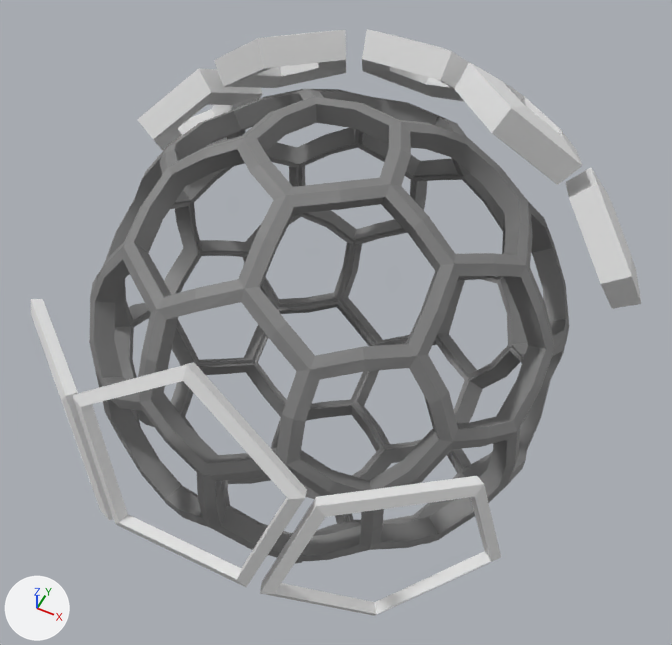
The FBX model Content/Export_Content/Run_Backward.fbx: old version first, new version second.
Camera for both pictures: a camera (50 mm lens) standing at (0.83, -1.613, 2.041) and looking at (0.02, 0.007, 0.016). Lighting does not change. The marker at lower left points along +X, +Y and +Z. Where no turn or scale is listed for an object, it has been applied to the vertices.

Names of what the first picture shows: 'Back_Left_Armor_Shield', 'Back_Right_Armor_Shield', 'Left_Armor_Shield', 'Left_Weapon_Plate', 'Right_Armor_Shield', 'Right_Weapon_Plate', 'ShellMainSphere', 'Upper_Armor_Shield', 'Upper_Weapon_Plate'.
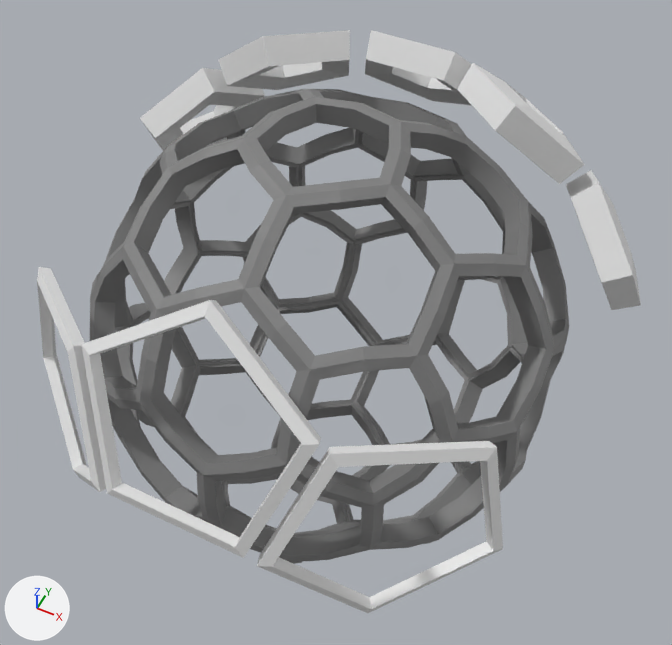
Pixel boxes [x1, y1, x2, y2] of what changed, in the pictures (672 x 645 px):
'Upper_Weapon_Plate', moved, turned: before [72, 362, 307, 587]; after [81, 300, 321, 558]
'Left_Weapon_Plate', moved, turned: before [260, 476, 501, 616]; after [257, 441, 503, 613]
'Right_Weapon_Plate', moved, turned: before [31, 299, 113, 521]; after [37, 267, 106, 492]
'Back_Left_Armor_Shield', turned: before [454, 62, 582, 185]; after [457, 63, 584, 184]
'Back_Right_Armor_Shield', moved, turned: before [214, 30, 346, 88]; after [218, 30, 350, 90]
'Left_Armor_Shield', turned: before [565, 168, 641, 309]; after [566, 170, 641, 310]
'Upper_Armor_Shield', turned: before [362, 29, 469, 101]; after [365, 30, 472, 105]
'Right_Armor_Shield', moved, turned: before [137, 68, 263, 151]; after [140, 68, 265, 150]

Patch to the scene script:
```diff
--- a/Content/Export_Content/Run_Backward.fbx.py
+++ b/Content/Export_Content/Run_Backward.fbx.py
@@ ob_back_left_armor_shield @@
 ob_back_left_armor_shield.location = (0.0, 0.031, -0.072)
-ob_back_left_armor_shield.rotation_euler = (-0.0274, 0.53, -1.333)  # degrees (-1.6, 30, -76)
+ob_back_left_armor_shield.rotation_euler = (-0.0409, 0.493, -1.339)  # degrees (-2.3, 28, -77)
 ob_back_left_armor_shield.scale = (0.01, 0.01, 0.01)
@@ ob_back_right_armor_shield @@
 ob_back_right_armor_shield = bpy.data.objects.new('Back_Right_Armor_Shield', me_mesh_005)
-ob_back_right_armor_shield.location = (0.0, 0.031, -0.072)
-ob_back_right_armor_shield.rotation_euler = (0.0402, 0.532, -1.803)  # degrees (2.3, 30, -103)
+ob_back_right_armor_shield.location = (0.0, 0.028, -0.07)
+ob_back_right_armor_shield.rotation_euler = (0.0469, 0.494, -1.799)  # degrees (2.7, 28, -103)
 ob_back_right_armor_shield.scale = (0.01, 0.01, 0.01)
@@ ob_right_weapon_plate @@
 ob_right_weapon_plate = bpy.data.objects.new('Right_Weapon_Plate', me_mesh_003)
-ob_right_weapon_plate.location = (0.0, -0.002, 0.019)
-ob_right_weapon_plate.rotation_euler = (-0.227, -0.422, -1.571)  # degrees (-13, -24, -90)
+ob_right_weapon_plate.location = (0.0, 0.0, 0.0)
+ob_right_weapon_plate.rotation_euler = (-0.227, -0.611, -1.571)  # degrees (-13, -35, -90)
 ob_right_weapon_plate.scale = (0.01, 0.01, 0.01)
@@ ob_left_weapon_plate @@
 ob_left_weapon_plate = bpy.data.objects.new('Left_Weapon_Plate', me_mesh_001)
-ob_left_weapon_plate.location = (0.0, -0.002, 0.019)
-ob_left_weapon_plate.rotation_euler = (0.227, -0.422, -1.571)  # degrees (13, -24, -90)
+ob_left_weapon_plate.location = (0.0, 0.0, 0.0)
+ob_left_weapon_plate.rotation_euler = (0.227, -0.611, -1.571)  # degrees (13, -35, -90)
 ob_left_weapon_plate.scale = (0.01, 0.01, 0.01)
@@ ob_upper_weapon_plate @@
 ob_upper_weapon_plate = bpy.data.objects.new('Upper_Weapon_Plate', me_mesh_002)
-ob_upper_weapon_plate.location = (0.0, -0.002, 0.019)
-ob_upper_weapon_plate.rotation_euler = (0.0, 0.189, -1.571)  # degrees (0, 11, -90)
+ob_upper_weapon_plate.location = (0.0, 0.0, 0.0)
+ob_upper_weapon_plate.rotation_euler = (0.0, 0.0, -1.571)  # degrees (0, 0, -90)
 ob_upper_weapon_plate.scale = (0.01, 0.01, 0.01)
@@ ob_left_armor_shield @@
 ob_left_armor_shield.location = (0.0, 0.031, -0.072)
-ob_left_armor_shield.rotation_euler = (0.0128, 0.0622, -0.705)  # degrees (0.7, 3.6, -40)
+ob_left_armor_shield.rotation_euler = (-0.0182, 0.0397, -0.706)  # degrees (-1, 2.3, -40)
 ob_left_armor_shield.scale = (0.01, 0.01, 0.01)
@@ ob_right_armor_shield @@
 ob_right_armor_shield = bpy.data.objects.new('Right_Armor_Shield', me_mesh_004)
-ob_right_armor_shield.location = (0.0, 0.031, -0.072)
-ob_right_armor_shield.rotation_euler = (-0.00547, 0.0709, -2.437)  # degrees (-0.3, 4.1, -140)
+ob_right_armor_shield.location = (0.0, 0.028, -0.07)
+ob_right_armor_shield.rotation_euler = (0.0217, 0.0438, -2.435)  # degrees (1.2, 2.5, -140)
 ob_right_armor_shield.scale = (0.01, 0.01, 0.01)
@@ ob_upper_armor_shield @@
 ob_upper_armor_shield.location = (0.0, 0.031, -0.072)
-ob_upper_armor_shield.rotation_euler = (-0.00784, 0.76, 1.565)  # degrees (-0.4, 44, 90)
+ob_upper_armor_shield.rotation_euler = (-0.0039, 0.798, 1.569)  # degrees (-0.2, 46, 90)
 ob_upper_armor_shield.scale = (0.01, 0.01, 0.01)
```
